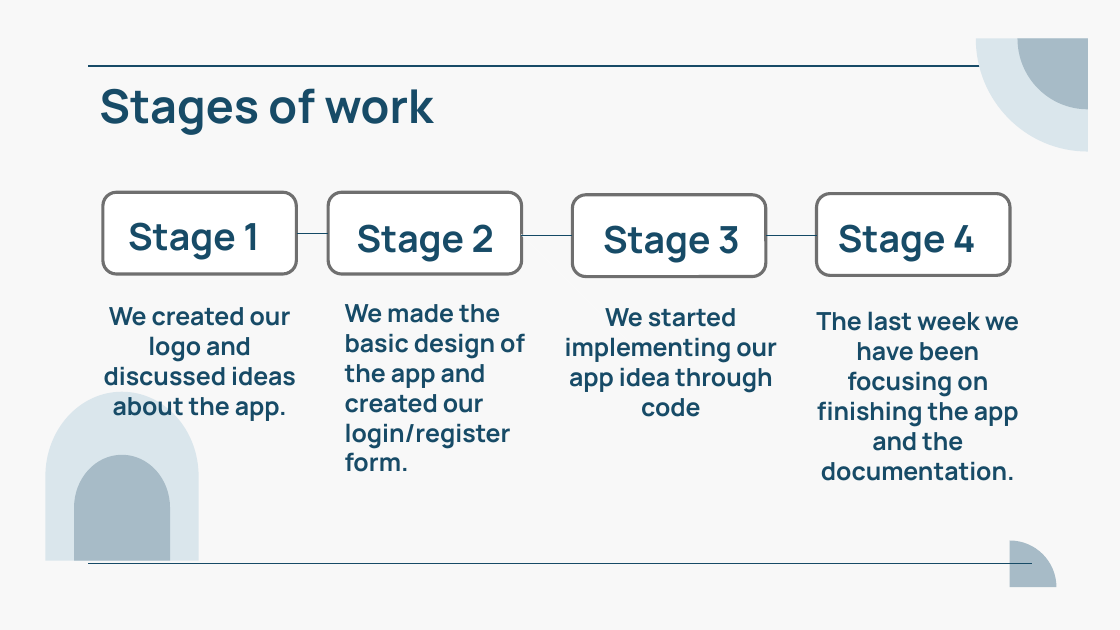
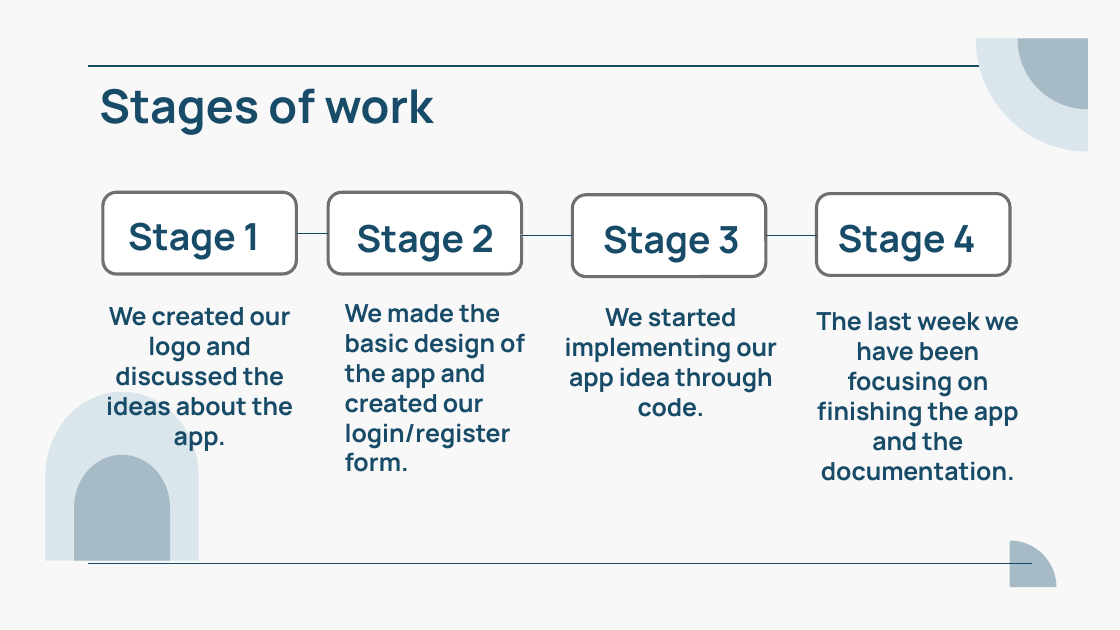
Before and after one commit to codingburgas/school-project-assignment-codex, a slide deck: slide 3 of docs/codeX.pptx. Drawn at 1120x630 pixels with LibreOffice and Linux fonts; fonts in the diff are those of the drawing. Boxes give left, top, right and bottom in pixels: in the first picture for what was removed or moved away, otherwise in the second. Text is boxed around its words. In the diff, an @@ line names an element or a change of style, - is before the commit and + after.

```diff
--- a/docs/codeX.pptx
+++ b/docs/codeX.pptx
@@ text at [106,307,293,451]: text changed @@
-We created our logo and discussed ideas about the app.
+We created our logo and discussed the ideas about the app.
@@ text at [565,308,777,417]: text changed @@
-We started implementing our app idea through code
+We started implementing our app idea through code.
```
Also in this commit, not shown: 2 other slides changed, 1 other file.
